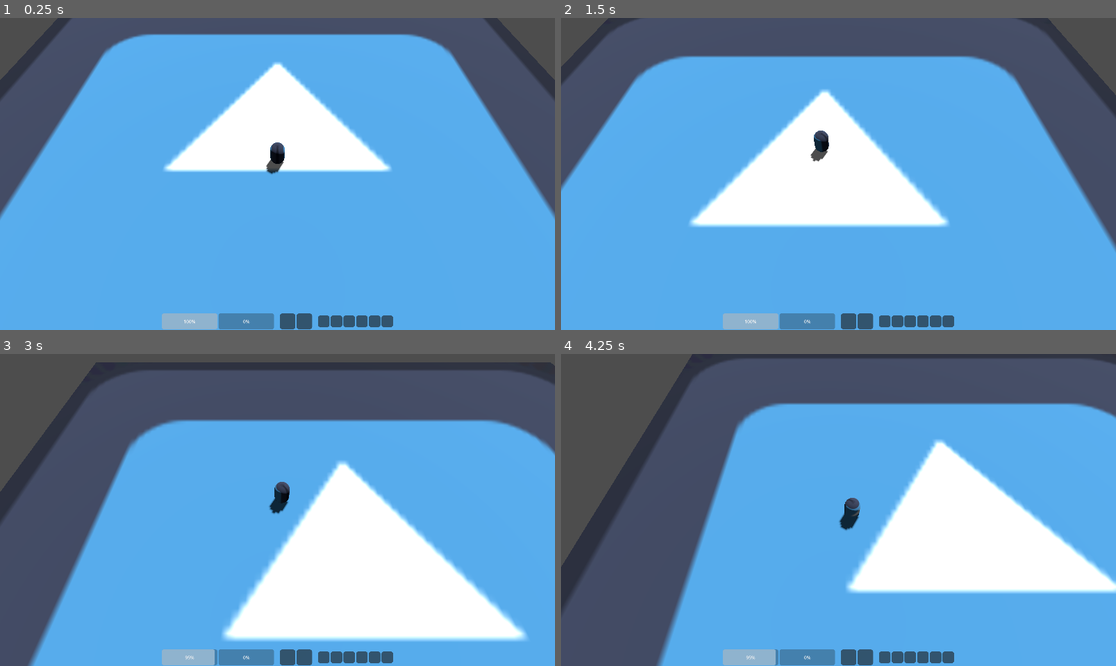
Above: before the commit, frames 1-4 (two rows, left to right).
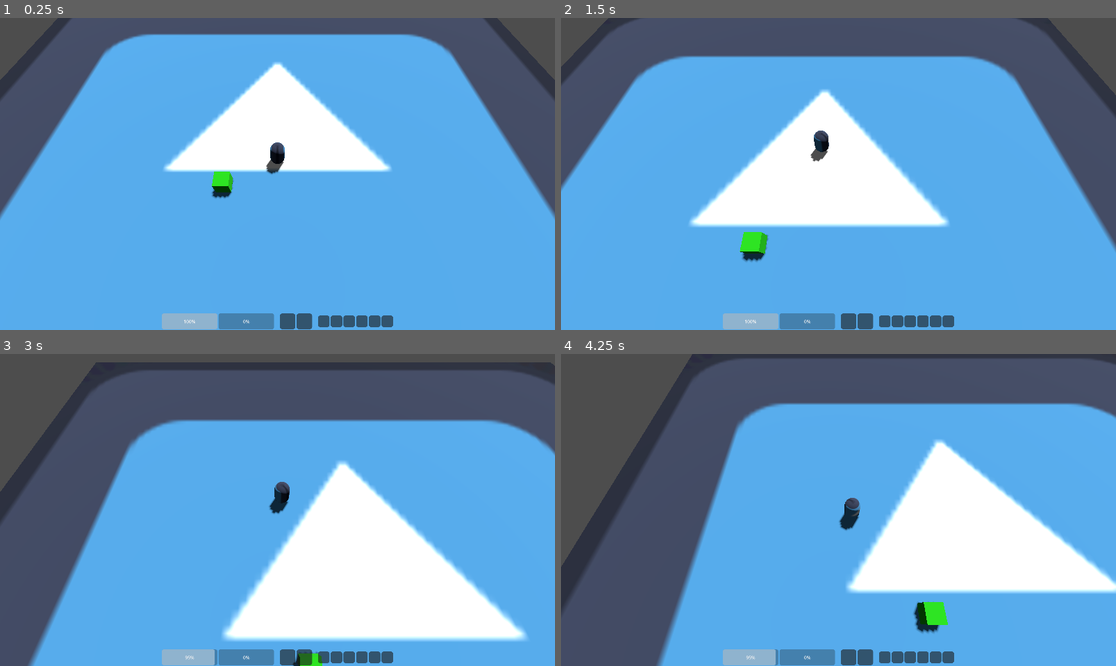
Above: after the commit, the same moments.

Repository: toledosq/godot_zombies
Game: Godot game, scene res://scenes/Main.tscn
Two runs of this game, one before a commit and one after it. Both use one fixed random seed, a clock stepped at 60 frames per second and the inputs below. The engine's default icon, where the game draws it, is replaced by a stand-in: a white triangle on a blue panel in a dark square.
Inputs (mouse positions are in pixels of both pictures, inside the frame that each line leads up to):
- Up to frame 1 (0.25 s): no input
- Up to frame 2 (1.5 s): tap Enter at 0.5 s; move the mouse to (810, 236) at 0.52 s; hold W (move_forward) from 0.53 s (still down); tap E (interact, bound only after the commit) at 0.6 s; move the mouse to (1005, 220) at 1.27 s; tap I (test_add_item) at 1.35 s
- Up to frame 3 (3 s): tap E (interact, bound only after the commit) at 1.55, 2.3 s; move the mouse to (111, 463) at 2.02 s; release W (move_forward) at 2.03 s; hold A (move_left) from 2.03 s (still down); tap J (test_damage) at 2.1 s; move the mouse to (305, 510) at 2.77 s; tap K (test_heal) at 2.85 s
- Up to frame 4 (4.25 s): tap E (interact, bound only after the commit) at 3.05, 3.8 s; move the mouse to (755, 432) at 3.52 s; release A (move_left) at 3.53 s; hold S (move_back) from 3.53 s (still down); tap O (test_remove_item) at 3.6 s

The runs differ from the first frame. In frame 1, 0.3% of the frame differs, in the area x 38-43%, y 49-58%; in frame 2, 0.4%; in frame 3, 0.2%; in frame 4, 0.5%, in the area x 63-70%, y 79-90%.

Commit message:
Add interaction component to player

Diff:
--- a/project.godot
+++ b/project.godot
@@ -71,3 +71,8 @@
 "events": [Object(InputEventKey,"resource_local_to_scene":false,"resource_name":"","device":-1,"window_id":0,"alt_press …(195 unchanged characters)…
 ]
 }
+interact={
+"deadzone": 0.2,
+"events": [Object(InputEventKey,"resource_local_to_scene":false,"resource_name":"","device":-1,"window_id":0,"alt_pressed":false,"shift_pressed":false,"ctrl_pressed":false,"meta_pressed":false,"pressed":false,"keycode":0,"physical_keycode":69,"key_label":0,"unicode":101,"location":0,"echo":false,"script":null)
+]
+}
--- a/scenes/Main.tscn
+++ b/scenes/Main.tscn
@@ -1,9 +1,10 @@
-[gd_scene load_steps=8 format=3 uid="uid://5g6hav51ui0q"]
+[gd_scene load_steps=9 format=3 uid="uid://5g6hav51ui0q"]
 
 [ext_resource type="Script" uid="uid://cl6hsfp7i6sql" path="res://scripts/main.gd" id="1_c01mt"]
 [ext_resource type="Environment" uid="uid://dgmsf46fcrpqd" path="res://default_env.tres" id="1_elqb8"]
 [ext_resource type="Texture2D" uid="uid://bksny4u3uu7h7" path="res://icon.svg" id="2_0bbpv"]
 [ext_resource type="PackedScene" uid="uid://coq7sptp1bsje" path="res://scenes/Player.tscn" id="2_rvslj"]
+[ext_resource type="PackedScene" uid="uid://73k7mnylnjci" path="res://scenes/loot_container.tscn" id="5_vcsgt"]
 
 [sub_resource type="PlaneMesh" id="PlaneMesh_rvslj"]
 size = Vector2(50, 50)
@@ -37,3 +38,6 @@
 shape = SubResource("BoxShape3D_rvslj")
 
 [node name="SpawnPoint" type="Marker3D" parent="."]
+
+[node name="LootContainer" parent="." instance=ExtResource("5_vcsgt")]
+transform = Transform3D(1, 0, 0, 0, 1, 0, 0, 0, 1, -3.5241828, 0.5, 1.9428205)
--- a/scenes/Player.tscn
+++ b/scenes/Player.tscn
@@ -7,6 +7,7 @@
 [ext_resource type="Script" uid="uid://3stm174dy74a" path="res://scripts/camera_rig.gd" id="4_qu4a1"]
 [ext_resource type="Script" uid="uid://qe65qxs11j4a" path="res://scripts/Hud.gd" id="6_70d11"]
 [ext_resource type="Script" uid="uid://1qd3r8siufmm" path="res://inventory/inventory_ui.gd" id="6_cw2d6"]
+[ext_resource type="Script" uid="uid://d3i6igf4mq5m0" path="res://scripts/interaction_component.gd" id="8_khinc"]
 
 [sub_resource type="CapsuleShape3D" id="CapsuleShape3D_5q5h1"]
 height = 1.8
@@ -41,6 +42,9 @@
 corner_radius_bottom_left = 8
 corner_detail = 5
 
+[sub_resource type="CylinderShape3D" id="CylinderShape3D_cw2d6"]
+radius = 2.0
+
 [node name="Player" type="CharacterBody3D"]
 script = ExtResource("1")
 
@@ -232,3 +236,9 @@
 size_flags_horizontal = 4
 size_flags_vertical = 4
 theme_override_styles/panel = SubResource("StyleBoxFlat_70d11")
+
+[node name="InteractionComponent" type="Area3D" parent="."]
+script = ExtResource("8_khinc")
+
+[node name="CollisionShape3D" type="CollisionShape3D" parent="InteractionComponent"]
+shape = SubResource("CylinderShape3D_cw2d6")
--- /dev/null
+++ b/scripts/interaction_component.gd
@@ -0,0 +1,34 @@
+class_name InteractionComponent extends Area3D
+
+signal interact(object)
+
+@export var size: float = 2.0
+
+var _nearby_interactables: Array[Node] = []
+
+func _ready() -> void:
+	body_entered.connect(_on_body_entered)
+	body_exited.connect(_on_body_exited)
+
+func _process(_delta: float) -> void:
+	# Check for button press
+	if Input.is_action_just_pressed("interact"):
+		_try_interact()
+
+func _on_body_entered(body: Node) -> void:
+	if body.is_in_group("interactable"):
+		_nearby_interactables.append(body)
+
+func _on_body_exited(body: Node) -> void:
+	_nearby_interactables.erase(body)
+
+func _try_interact() -> void:
+	if _nearby_interactables.size() == 0:
+		return
+
+	# Pick first
+	var target = _nearby_interactables[0]
+	if target.has_method("interact"):
+		target.interact()
+	else:
+		push_warning("%s has no interact method" % target.name)
--- a/scripts/player.gd
+++ b/scripts/player.gd
@@ -9,6 +9,7 @@
 var previous_transform: Transform3D
 var health_component: HealthComponent
 var inventory_component: InventoryComponent
+var interaction_component: Area3D
 var player_hud: PlayerHud
 var inventory_ui: Control
 
Not shown: 1 places in scenes/Player.tscn that only renumber resources
Not shown, added: scripts/interaction_component.gd.uid
